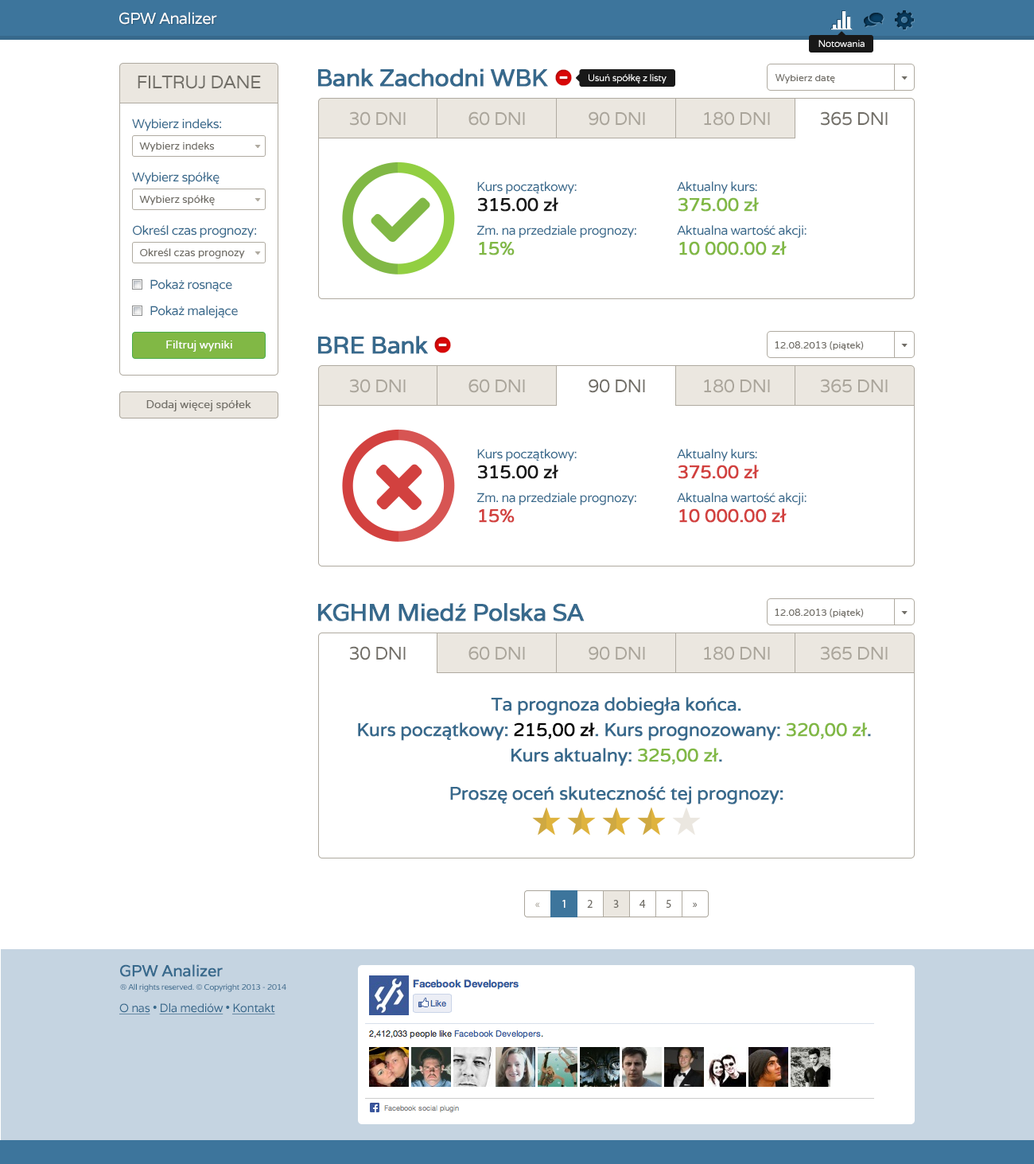
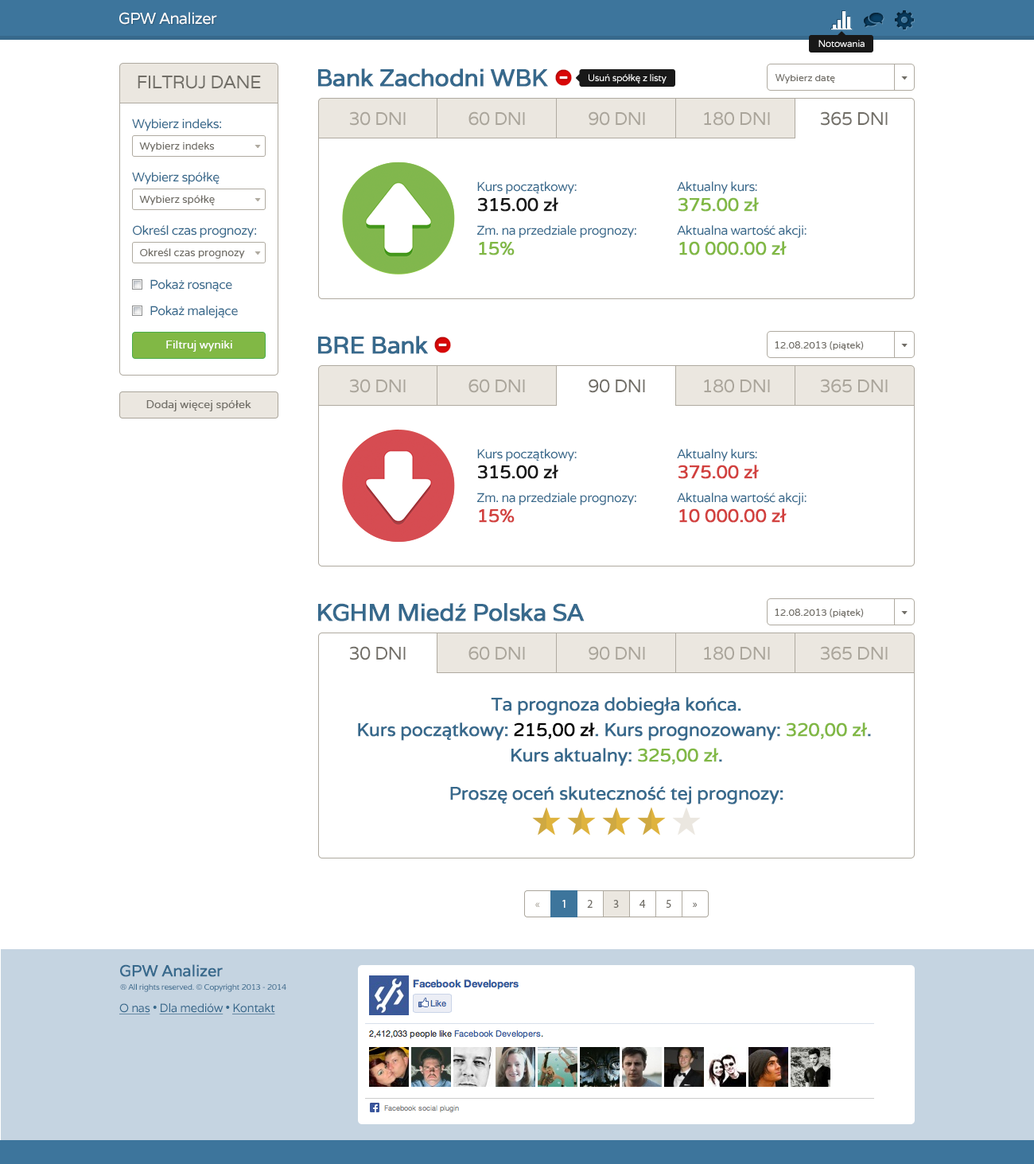
Layers edited between the first and the second 1034×1164 image:
added layer "Layer 11" in group "SPÓŁKA 2" over [342, 430, 455, 542]
added layer "Layer 10" in group "SPÓŁKA 1" over [342, 162, 455, 274]
hid "Rectangle 27 copy" over [342, 162, 398, 275]
